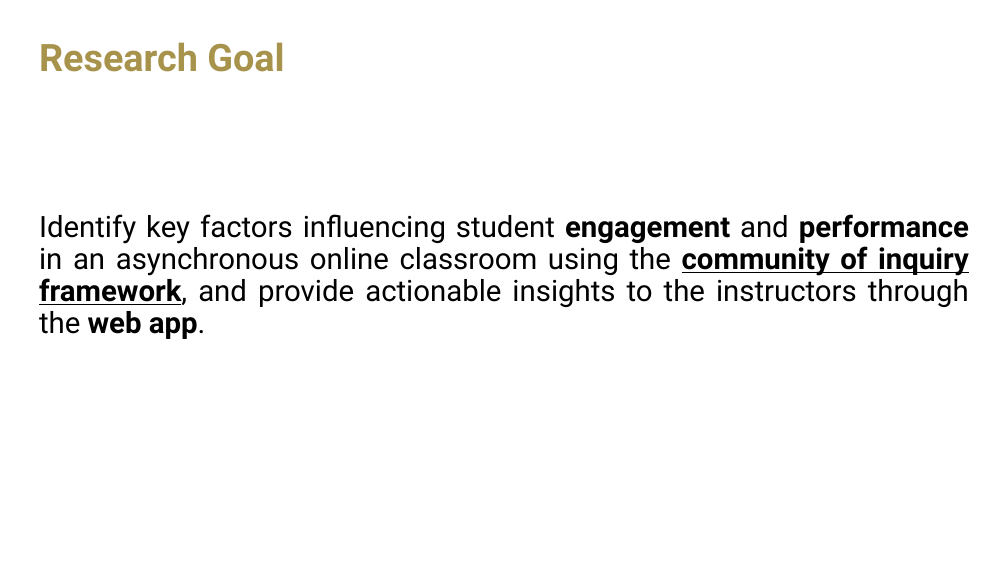
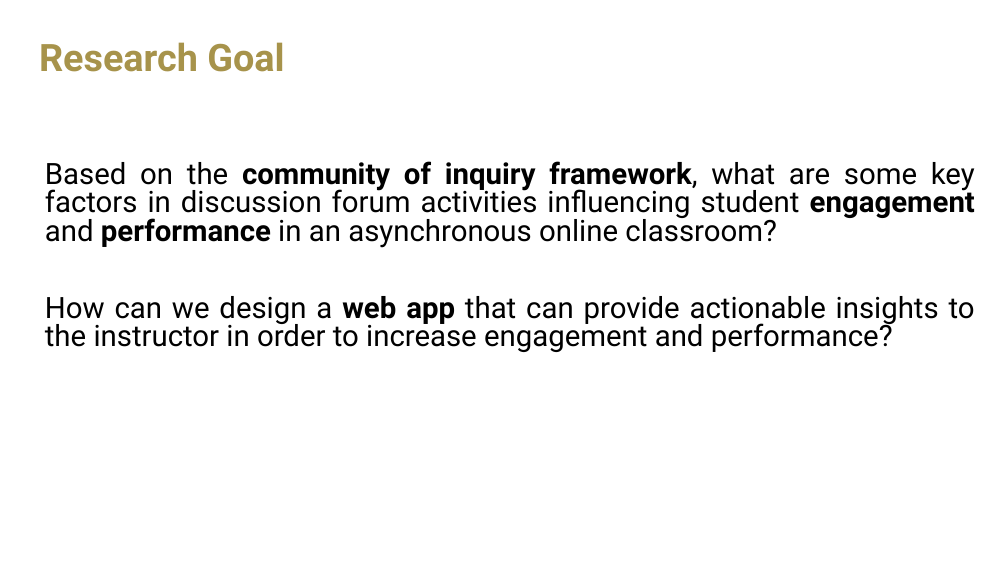
Before and after one commit to saloni-agshiker/DataDrivenEducationLab, a slide deck: slide 7 of spring-2022/presentations/VIP Presentation 1.pptx. Drawn at 1008x567 pixels with LibreOffice and Linux fonts; fonts in the diff are those of the drawing; background and template pictures are left out. Boxes give left, top, right and bottom in pixels: in the first picture for what was removed or moved away, otherwise in the second. Text is boxed around its words. In the diff, an @@ line names an element or a change of style, - is before the commit and + after.

```diff
--- a/spring-2022/presentations/VIP Presentation 1.pptx
+++ b/spring-2022/presentations/VIP Presentation 1.pptx
@@ text at (45,161,975,352): text changed @@
-Identify key factors influencing student engagement and performance in an asynchronous online classroom using the community of inquiry framework, and provide actionable insights to the instructors through the web app.
+Based on the community of inquiry framework, what are some key factors in discussion forum activities influencing student engagement and performance in an asynchronous online classroom?
+How can we design a web app that can provide actionable insights to the instructor in order to increase engagement and performance?
```
Also in this commit, not shown: 7 other slides changed, 12 slides added, 13 slides removed, 11 other files.
